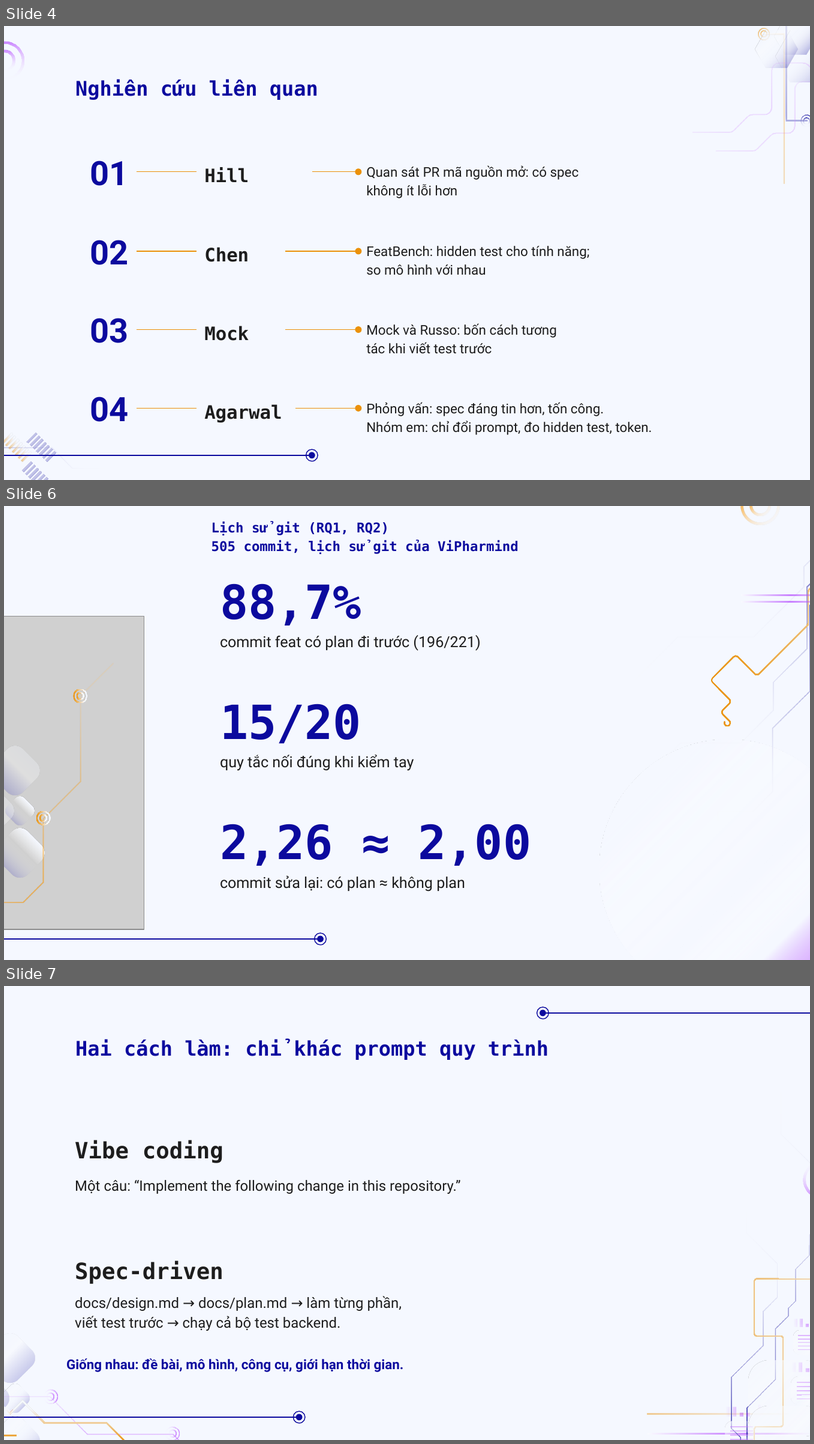
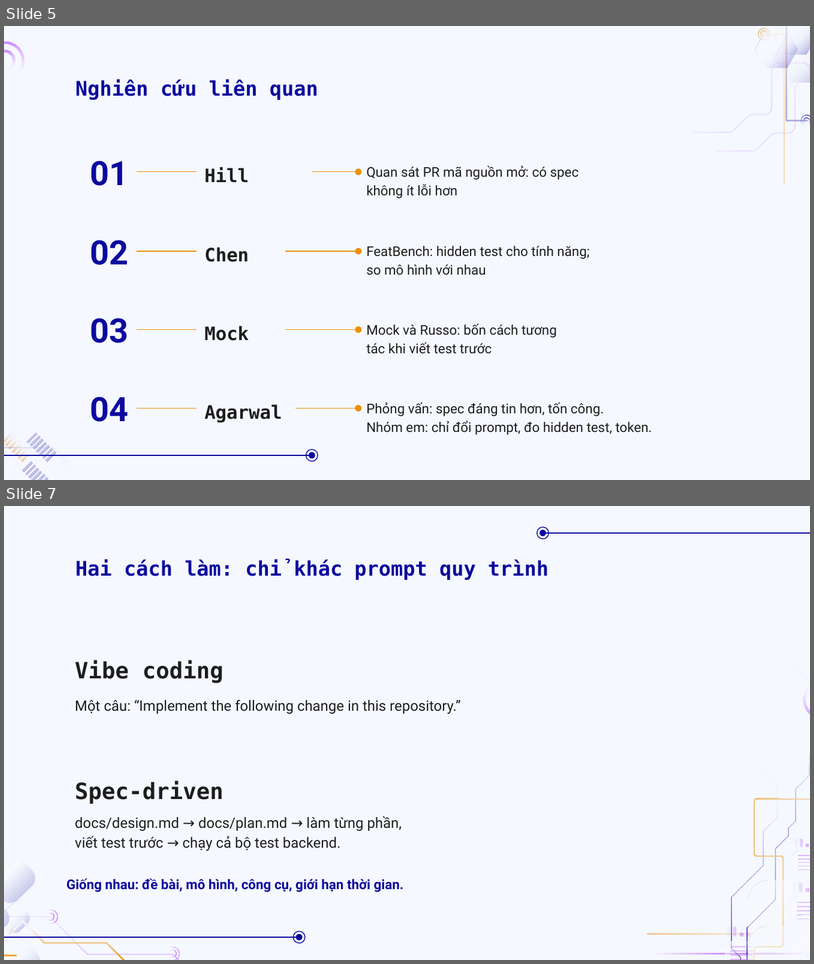
Before and after one commit to doanan293/vipharmind-ai-sdlc-study, a slide deck: docs/presentation/vipharmind-slides.pptx. Shown one above the other, each under a label of ours: slides 4, 6 and 7 before the commit, slides 5 and 7 after it; the slides between them are not shown. The pictures are 814x1444 and 814x964 pixels, drawn with LibreOffice and Linux fonts; fonts in the diff are those of the drawing; grey boxes stand for pictures; background and template pictures are left out. Boxes give left, top, right and bottom in pixels: in the first picture for what was removed or moved away, otherwise in the second. Text is boxed around its words. In the diff, an @@ line names an element or a change of style, - is before the commit and + after.

```diff
--- a/docs/presentation/vipharmind-slides.pptx
+++ b/docs/presentation/vipharmind-slides.pptx
@@ slide 6 removed at [4, 506, 810, 960], background #F5F8FF @@
@@ text removed at [212, 522, 519, 554] @@
-Lịch sử git (RQ1, RQ2)
-505 commit, lịch sử git của ViPharmind
@@ group removed at [634, 506, 810, 822]: 4 freeform shapes @@
@@ freeform shape removed at [741, 506, 780, 525] @@
@@ freeform shape removed at [750, 506, 771, 517] @@
@@ text removed at [220, 583, 362, 625] @@
-88,7%
@@ freeform shape removed at [741, 594, 810, 595] @@
@@ freeform shape removed at [741, 601, 810, 603] @@
@@ text removed at [220, 635, 480, 651] @@
-commit feat có plan đi trước (196/221)
@@ group removed at [4, 663, 113, 913]: 5 freeform shapes @@
@@ text removed at [220, 703, 362, 744] @@
-15/20
@@ ellipse removed at [599, 739, 810, 960] @@
@@ text removed at [220, 754, 414, 771] @@
-quy tắc nối đúng khi kiểm tay
@@ group removed at [4, 616, 144, 929]: 4 freeform shapes, 1 picture @@
@@ text removed at [220, 823, 532, 865] @@
-2,26 ≈ 2,00
@@ text removed at [220, 875, 465, 891] @@
-commit sửa lại: có plan ≈ không plan
@@ ellipse removed at [314, 933, 327, 945] @@
@@ ellipse removed at [317, 935, 323, 942] @@
@@ line removed from (4, 938) to (318, 938) @@
@@ what was slide 4 is now slide 5 @@
```
Also in this commit, not shown: 8 slides changed, 4 slides added, 2 other slides removed, 3 other files.
